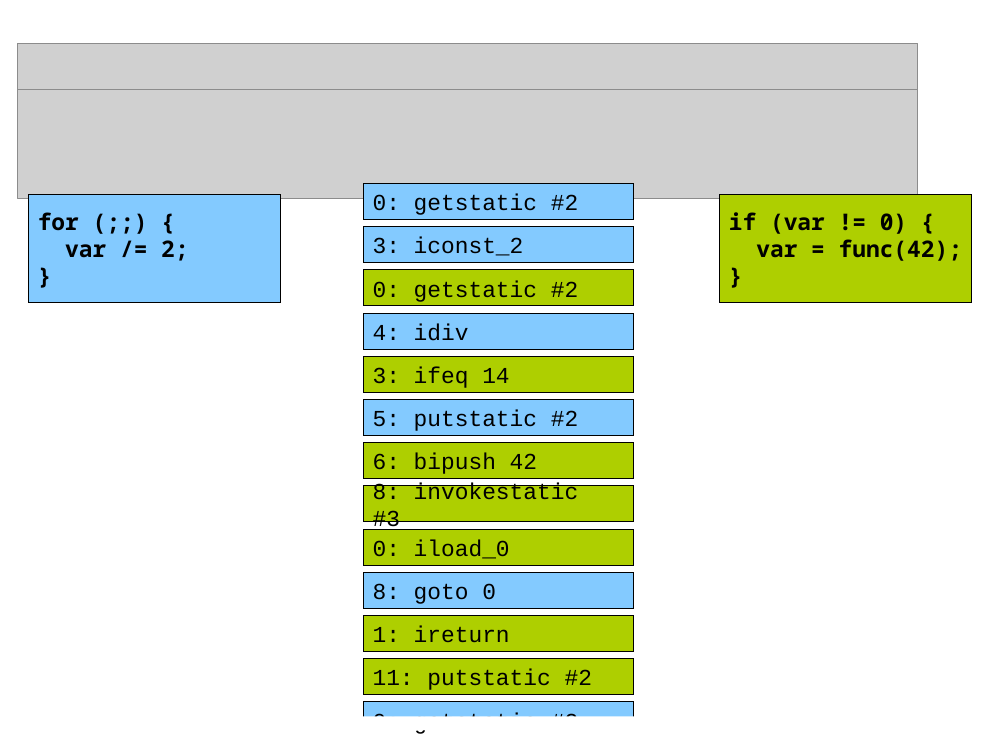
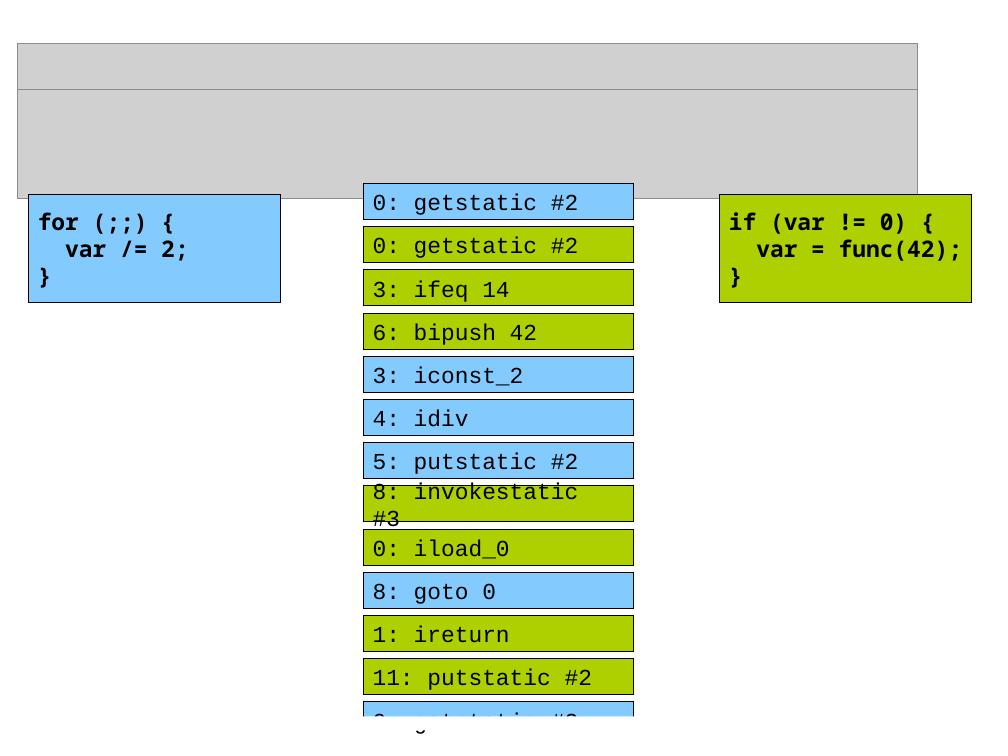
Before and after one commit to dlindner/vorlesung-se2-dhbw, a slide deck: slide 31 of added_2016/Java Memory Model.odp. Drawn at 1008x756 pixels with LibreOffice and Linux fonts; fonts in the diff are those of the drawing; grey boxes stand for pictures; background and template pictures are left out. Boxes give left, top, right and bottom in pixels: in the first picture for what was removed or moved away, otherwise in the second. Text is boxed around its words. In the diff, an @@ line names an element or a change of style, - is before the commit and + after.

```diff
--- a/added_2016/Java Memory Model.odp
+++ b/added_2016/Java Memory Model.odp
@@ rectangle "0: getstatic #2" moved from (x1=364, y1=270, x2=634, y2=306) to (x1=364, y1=227, x2=634, y2=263) @@
@@ rectangle "3: ifeq 14" moved from (x1=364, y1=357, x2=634, y2=392) to (x1=364, y1=270, x2=634, y2=306) @@
@@ rectangle "6: bipush 42" moved from (x1=364, y1=443, x2=634, y2=478) to (x1=364, y1=314, x2=634, y2=349) @@
@@ rectangle "3: iconst_2" moved from (x1=364, y1=227, x2=634, y2=263) to (x1=364, y1=357, x2=634, y2=392) @@
@@ rectangle "4: idiv" moved from (x1=364, y1=314, x2=634, y2=349) to (x1=364, y1=400, x2=634, y2=435) @@
@@ rectangle "5: putstatic #2" moved from (x1=364, y1=400, x2=634, y2=435) to (x1=364, y1=443, x2=634, y2=478) @@
```
Also in this commit, not shown: 1 other slide changed, 16 slides added, 8 slides removed.
